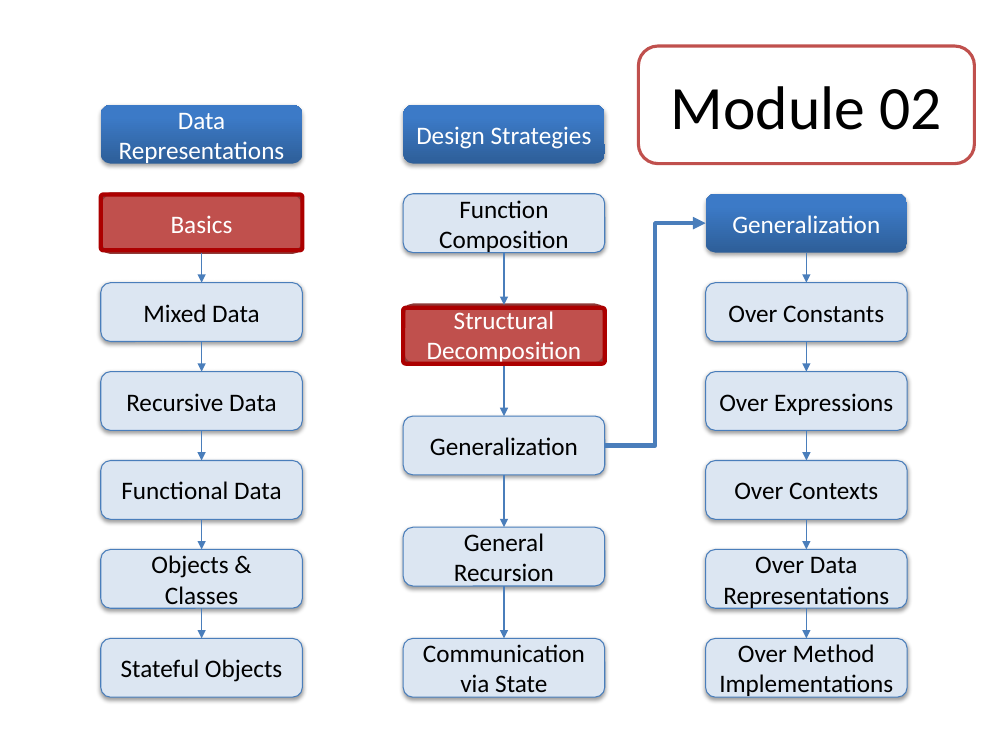
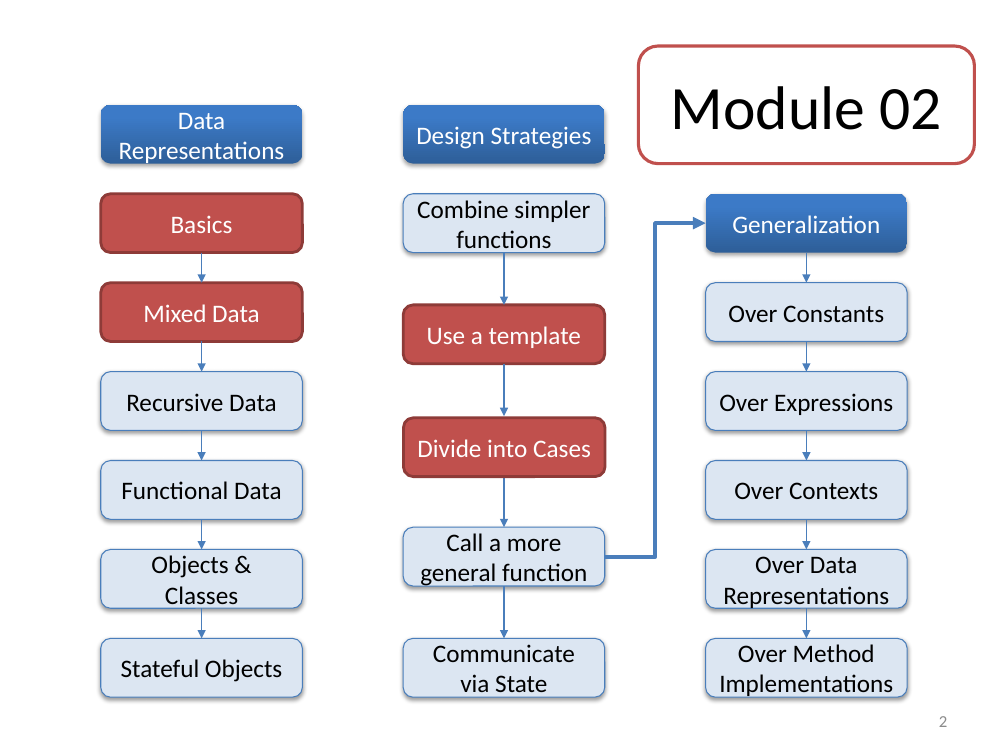
Before and after one commit to mwand/cs5010f16, a slide deck: slide 2 of Slides/Lesson 2.1 Using a Template.pptx. Drawn at 1008x756 pixels with LibreOffice and Linux fonts; fonts in the diff are those of the drawing. Boxes give left, top, right and bottom in pixels: in the first picture for what was removed or moved away, otherwise in the second. Text is boxed around its words. In the diff, an @@ line names an element or a change of style, - is before the commit and + after.

```diff
--- a/Slides/Lesson 2.1 Using a Template.pptx
+++ b/Slides/Lesson 2.1 Using a Template.pptx
@@ rounded rectangle removed at bbox=[101, 195, 302, 250] @@
@@ text in rounded rectangle at bbox=[417, 200, 590, 254]: text changed @@
-Function Composition
+Combine simpler functions
@@ elbow arrow moved from (605, 446) - (706, 223) to (605, 556) - (706, 223) @@
@@ rounded rectangle "Mixed Data" at bbox=[101, 282, 302, 341]: text colour #000000 to #FFFFFF; fill #DCE6F2 to #C0504D; outline #4B7EBC 0.75 pt to #8E3B39 2 pt; shadow off @@
@@ rounded rectangle removed at bbox=[403, 307, 605, 363] @@
@@ text in rounded rectangle at bbox=[427, 326, 581, 348]: text changed @@
-Structural Decomposition
+Use a template
@@ rounded rectangle "Divide into Cases" at bbox=[403, 418, 605, 477]: fill #DCE6F2 to #C0504D; outline #4B7EBC 0.75 pt to #8E3B39 2 pt; shadow off @@
@@ text in rounded rectangle at bbox=[417, 439, 591, 457]: text changed; text colour #000000 to #FFFFFF @@
-Generalization
+Divide into Cases
@@ text in rounded rectangle at bbox=[420, 533, 587, 588]: text changed @@
-General Recursion
+Call a more general function
@@ text in rounded rectangle at bbox=[433, 644, 575, 699]: text changed @@
-Communication via State
+Communicate via State
@@ page number added at bbox=[939, 716, 947, 727], 12 pt, text #8C8C8C @@
+2
```
Also in this commit, not shown: 1 slide added, 25 other files.
